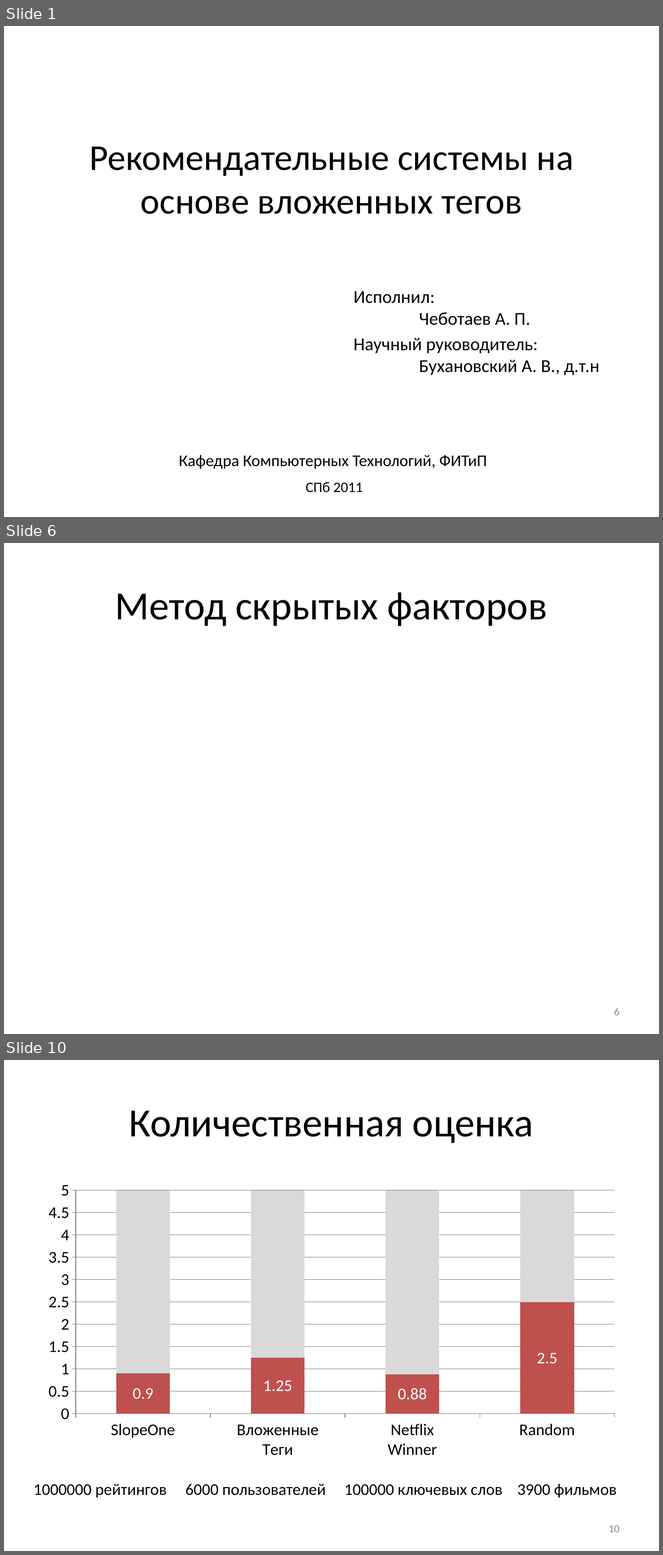
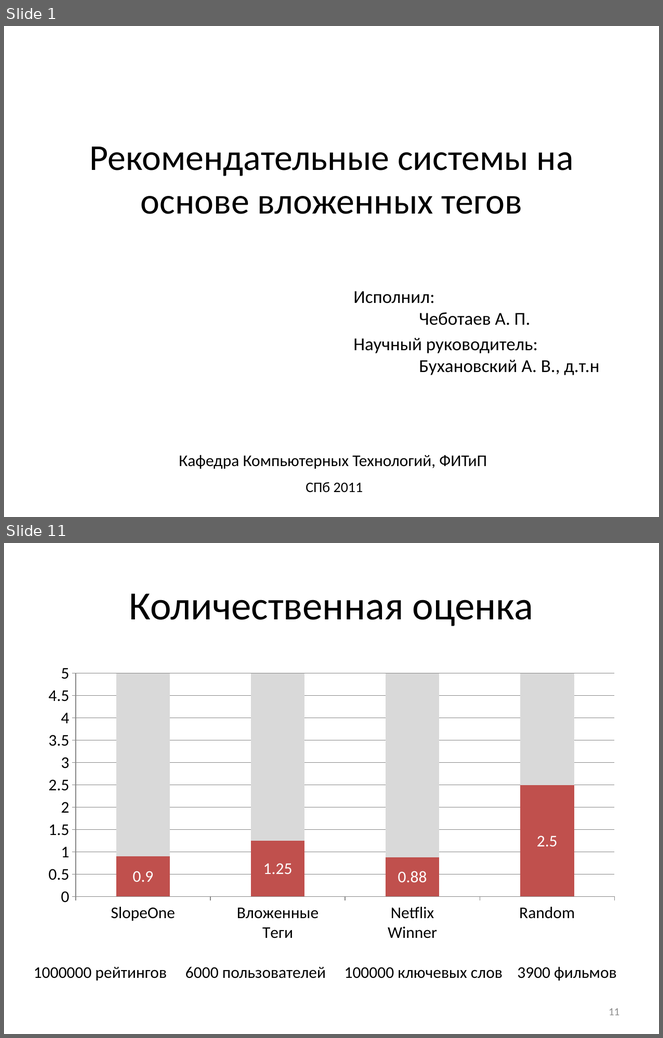
Before and after one commit to Otann/diploma, a slide deck: slides.pptx. Shown one above the other, each under a label of ours: slides 1, 6 and 10 before the commit, slides 1 and 11 after it; the slides between them are not shown. The pictures are 663x1555 and 663x1038 pixels, drawn with LibreOffice and Linux fonts; fonts in the diff are those of the drawing; grey boxes stand for pictures. Boxes give left, top, right and bottom in pixels: in the first picture for what was removed or moved away, otherwise in the second. Text is boxed around its words. In the diff, an @@ line names an element or a change of style, - is before the commit and + after.

```diff
--- a/slides.pptx
+++ b/slides.pptx
@@ slide 6 removed at (4,543,659,1034), background #FFFFFF @@
@@ title removed at (115,592,547,626) @@
-Метод скрытых факторов
@@ page number removed at (614,1008,620,1016) @@
-6
@@ what was slide 10 is now slide 11 @@
@@ page number at (609,1008,620,1016): text changed @@
-10
+11
```
Also in this commit, not shown: 2 slides changed, 9 slides added, 7 other slides removed, 12 other files.
